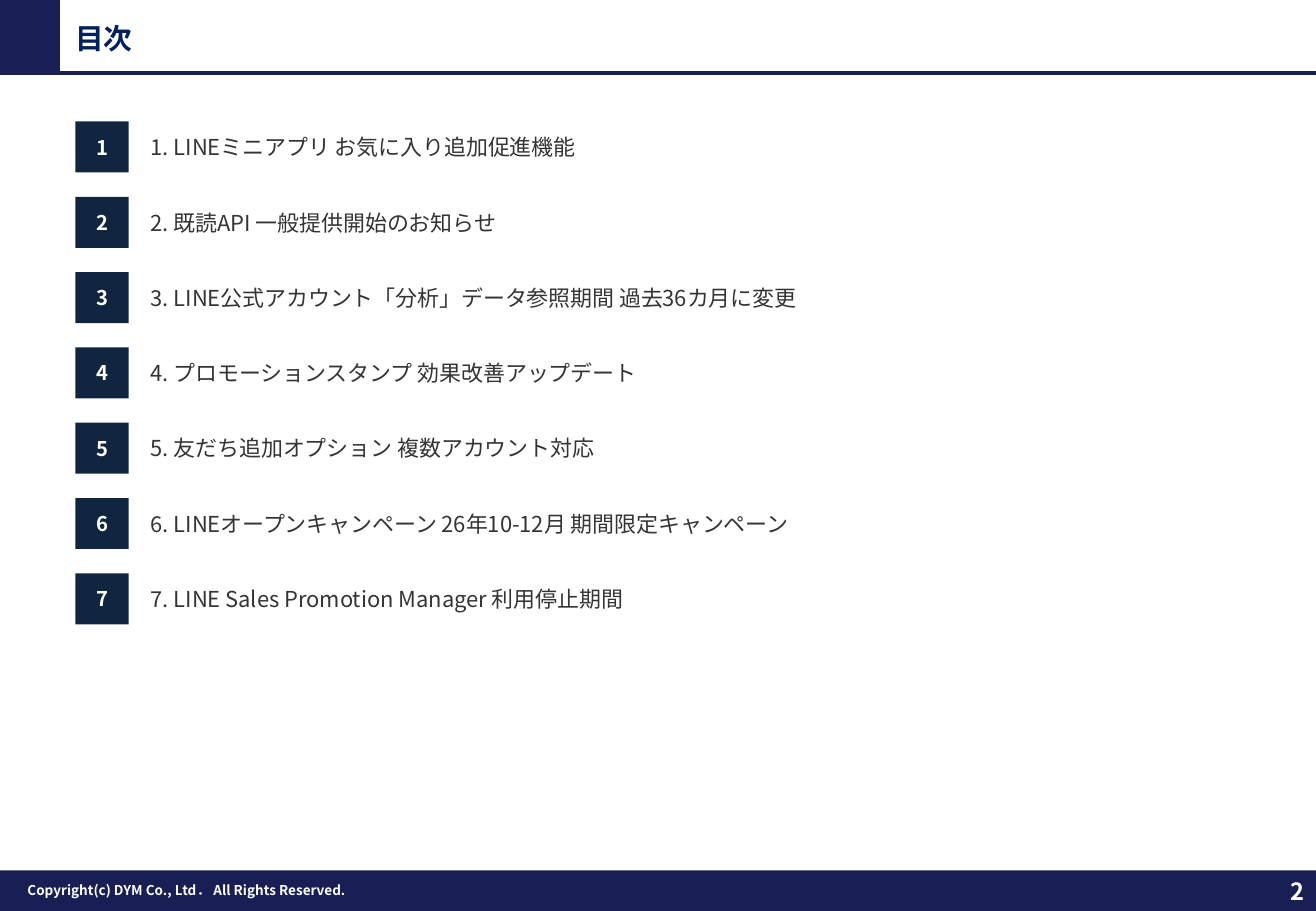
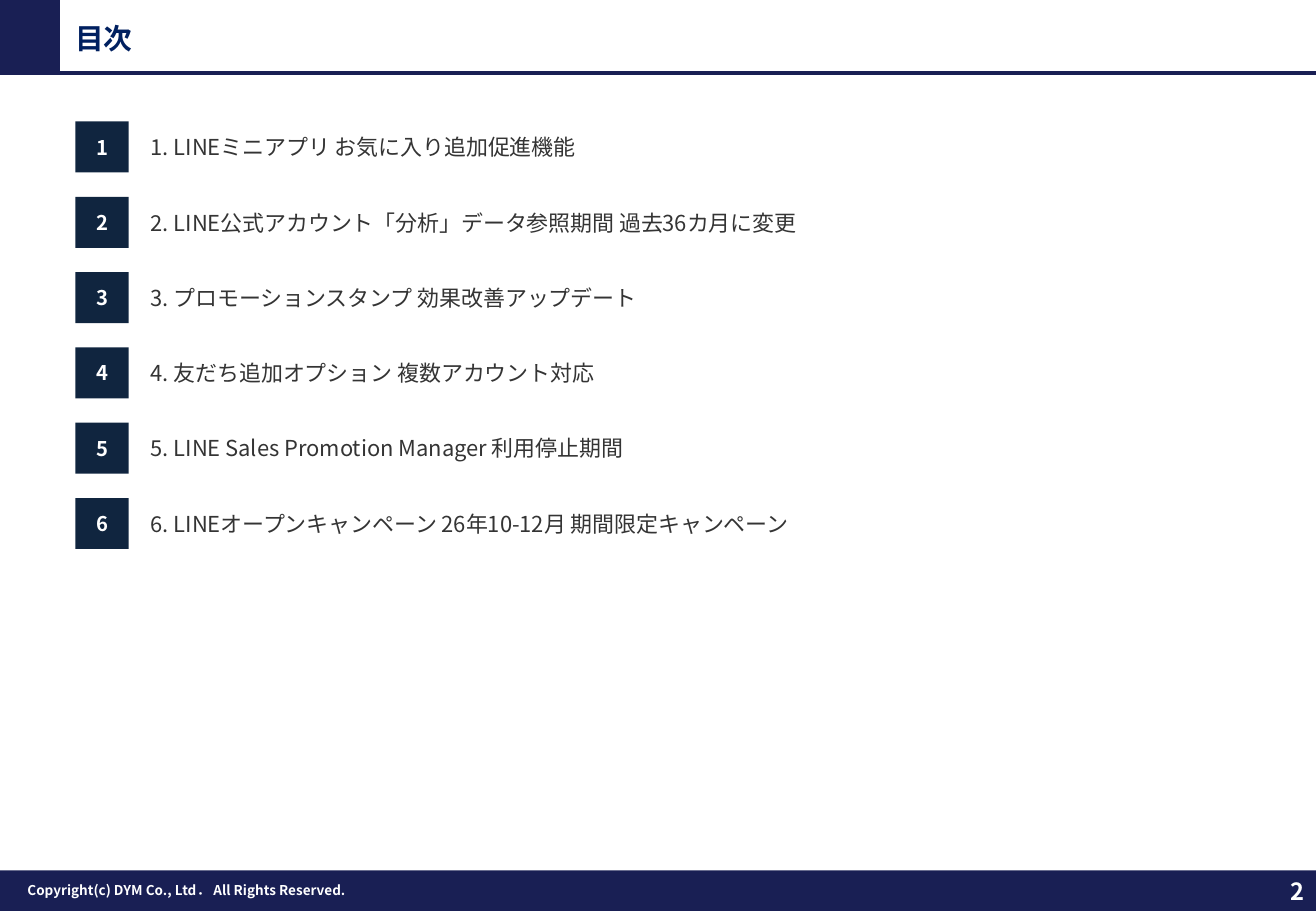
Before and after one commit to tonomura-r-dev/folder, a slide deck: slide 2 of LINEOA媒体最新情報_2026年9月トレンドレポート.pptx. Drawn at 1316x911 pixels with LibreOffice and Linux fonts; fonts in the diff are those of the drawing; background and template pictures are left out. Boxes give left, top, right and bottom in pixels: in the first picture for what was removed or moved away, otherwise in the second. Text is boxed around its words. In the diff, an @@ line names an element or a change of style, - is before the commit and + after.

```diff
--- a/LINEOA媒体最新情報_2026年9月トレンドレポート.pptx
+++ b/LINEOA媒体最新情報_2026年9月トレンドレポート.pptx
@@ text at [151, 212, 796, 233]: text changed @@
-3. LINE公式アカウント「分析」データ参照期間 過去36カ月に変更
+2. LINE公式アカウント「分析」データ参照期間 過去36カ月に変更
@@ text removed at [151, 212, 496, 233] @@
-2. 既読API 一般提供開始のお知らせ
@@ text added at [151, 287, 637, 308], 13 pt, text #343434 @@
+3. プロモーションスタンプ 効果改善アップデート
@@ text at [151, 362, 594, 383]: text changed @@
-4. プロモーションスタンプ 効果改善アップデート
+4. 友だち追加オプション 複数アカウント対応
@@ text at [151, 437, 623, 462]: text changed @@
-5. 友だち追加オプション 複数アカウント対応
+5. LINE Sales Promotion Manager 利用停止期間
@@ rectangle removed at [75, 574, 129, 625] @@
@@ text removed at [96, 591, 108, 606] @@
-7
@@ text removed at [151, 588, 623, 613] @@
-7. LINE Sales Promotion Manager 利用停止期間
```
Also in this commit, not shown: 1 slide removed, 1 other file.
